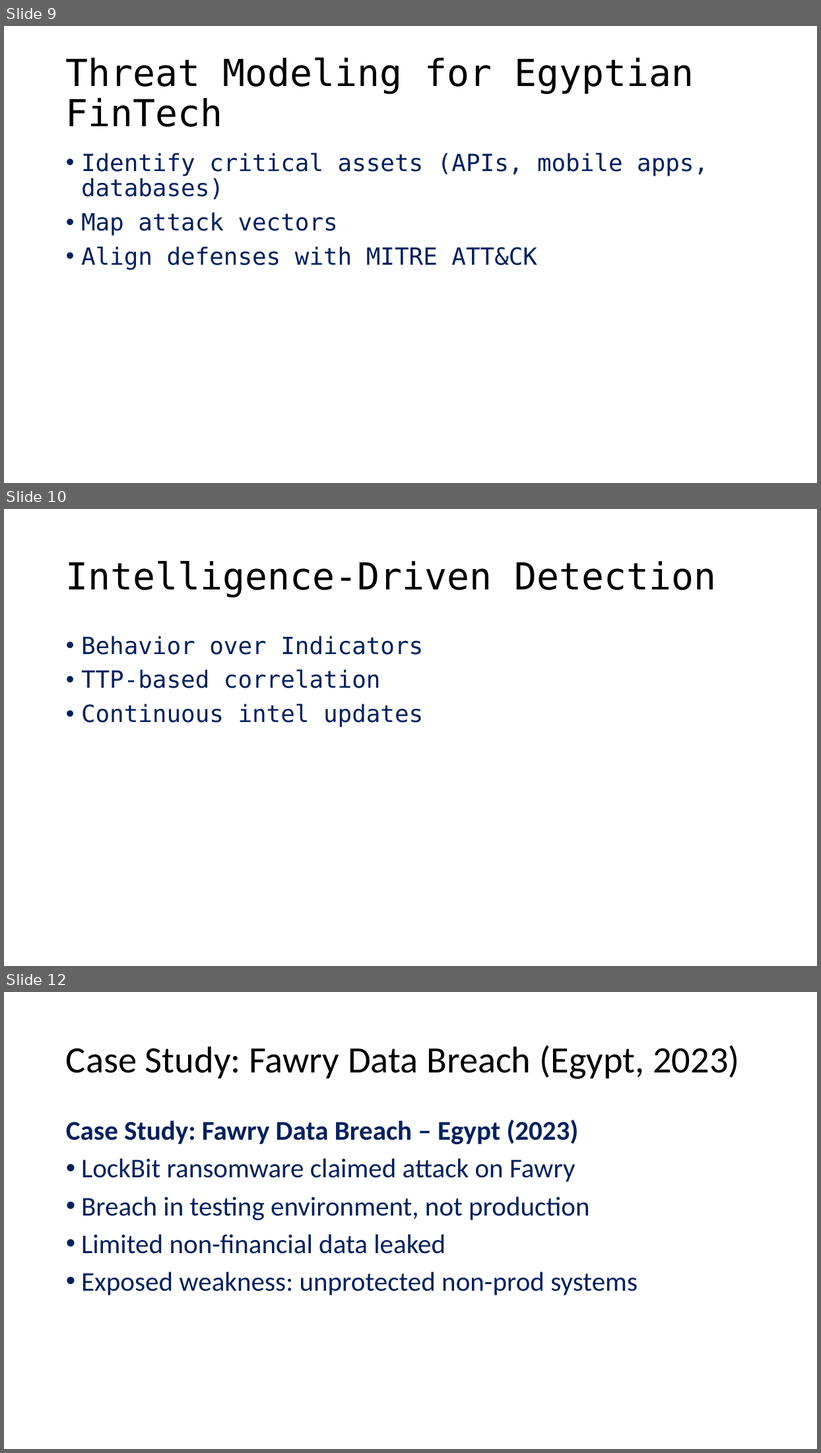
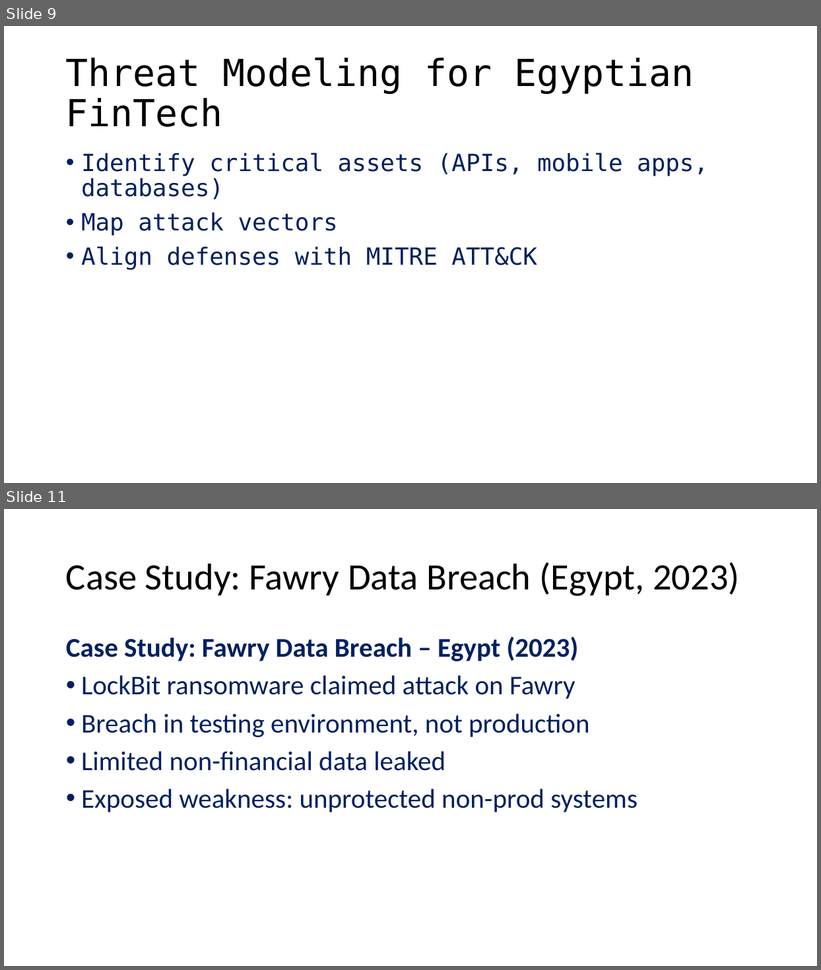
Before and after one commit to 0xGhada/CTI, a slide deck: Intelligence-Driven Defense.pptx. Shown one above the other, each under a label of ours: slides 9, 10 and 12 before the commit, slides 9 and 11 after it; the slides between them are not shown. The pictures are 821x1453 and 821x970 pixels, drawn with LibreOffice and Linux fonts; fonts in the diff are those of the drawing. Boxes give left, top, right and bottom in pixels: in the first picture for what was removed or moved away, otherwise in the second. Text is boxed around its words. In the diff, an @@ line names an element or a change of style, - is before the commit and + after.

```diff
--- a/Intelligence-Driven Defense.pptx
+++ b/Intelligence-Driven Defense.pptx
@@ slide 10 removed at <box>4,509,817,966</box>, background #FFFFFF @@
@@ title removed at <box>66,560,717,597</box> @@
-Intelligence-Driven Detection
@@ text removed at <box>81,636,423,727</box> @@
-• Behavior over Indicators
-• TTP-based correlation
-• Continuous intel updates
@@ what was slide 12 is now slide 11 @@
```
Also in this commit, not shown: 2 slides changed.
